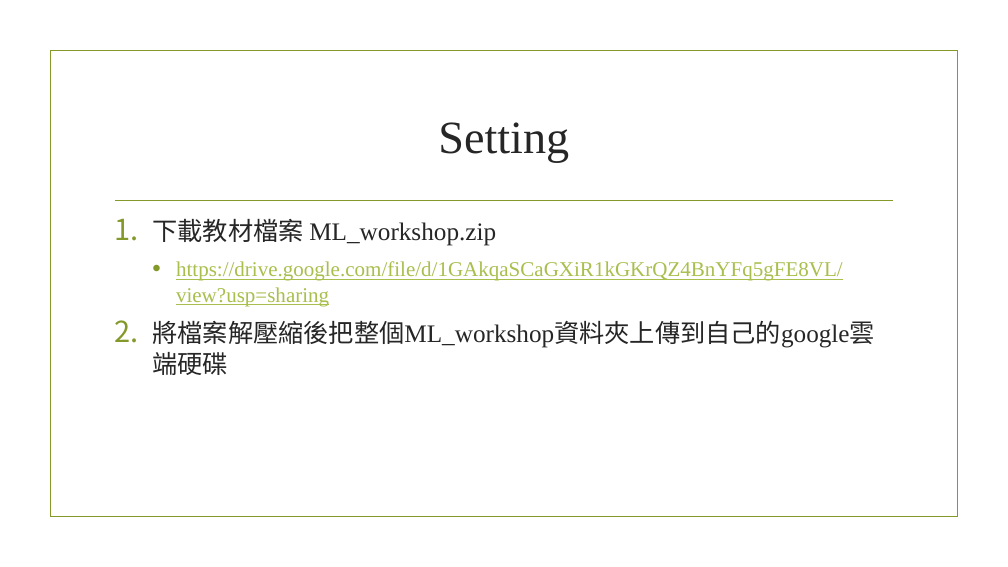
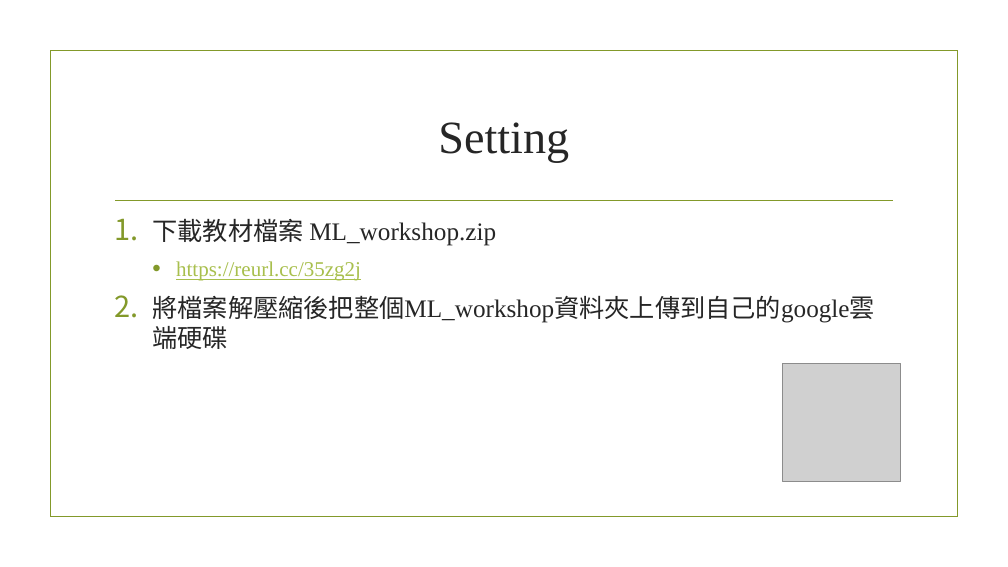
Before and after one commit to gama79530/ML_workshop, a slide deck: slide 2 of ML_workshop.pptx (slide 4 before the commit). Drawn at 1008x567 pixels with LibreOffice and Linux fonts; fonts in the diff are those of the drawing; grey boxes stand for pictures; background and template pictures are left out. Boxes give left, top, right and bottom in pixels: in the first picture for what was removed or moved away, otherwise in the second. Text is boxed around its words. In the diff, an @@ line names an element or a change of style, - is before the commit and + after.

```diff
--- a/ML_workshop.pptx
+++ b/ML_workshop.pptx
@@ text at (176, 261, 361, 281): text changed @@
-  • https://drive.google.com/file/d/1GAkqaSCaGXiR1kGKrQZ4BnYFq5gFE8VL/view?usp=sharing
+  • https://reurl.cc/35zg2j
@@ picture added at (783, 363, 901, 481) @@
```
Also in this commit, not shown: 1 other slide changed, 2 other files.
